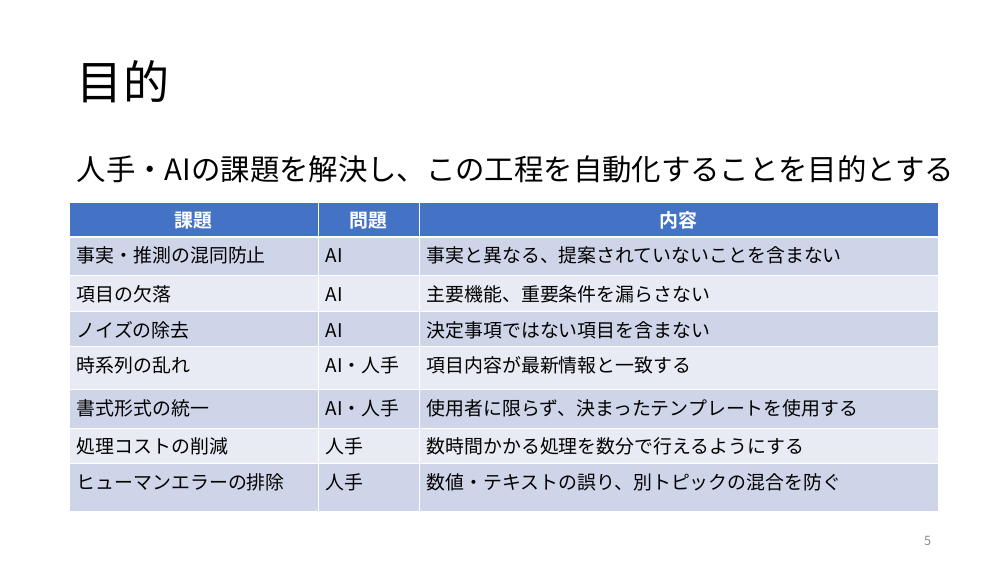
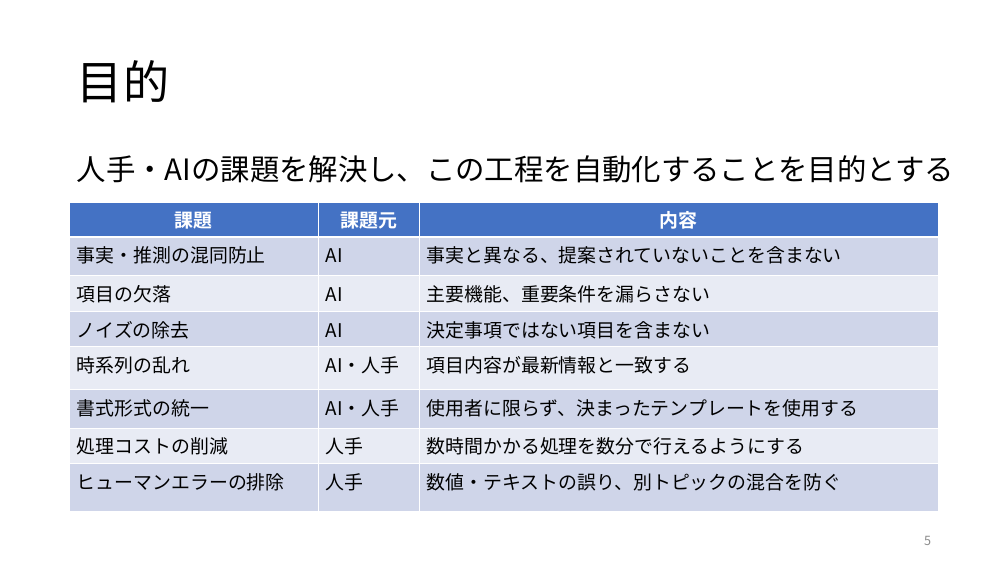
Before and after one commit to RyutoIida/edu, a slide deck: slide 5 of paper/卒論.pptx. Drawn at 1008x567 pixels with LibreOffice and Linux fonts; fonts in the diff are those of the drawing. Boxes give left, top, right and bottom in pixels: in the first picture for what was removed or moved away, otherwise in the second. Text is boxed around its words. In the diff, an @@ line names an element or a change of style, - is before the commit and + after.

```diff
--- a/paper/卒論.pptx
+++ b/paper/卒論.pptx
@@ table at (x1=70, y1=202, x2=939, y2=509) @@
-row 1, column 2: 問題
+row 1, column 2: 課題元
```
Also in this commit, not shown: 7 other slides changed, 7 slides added, 4 slides removed.
